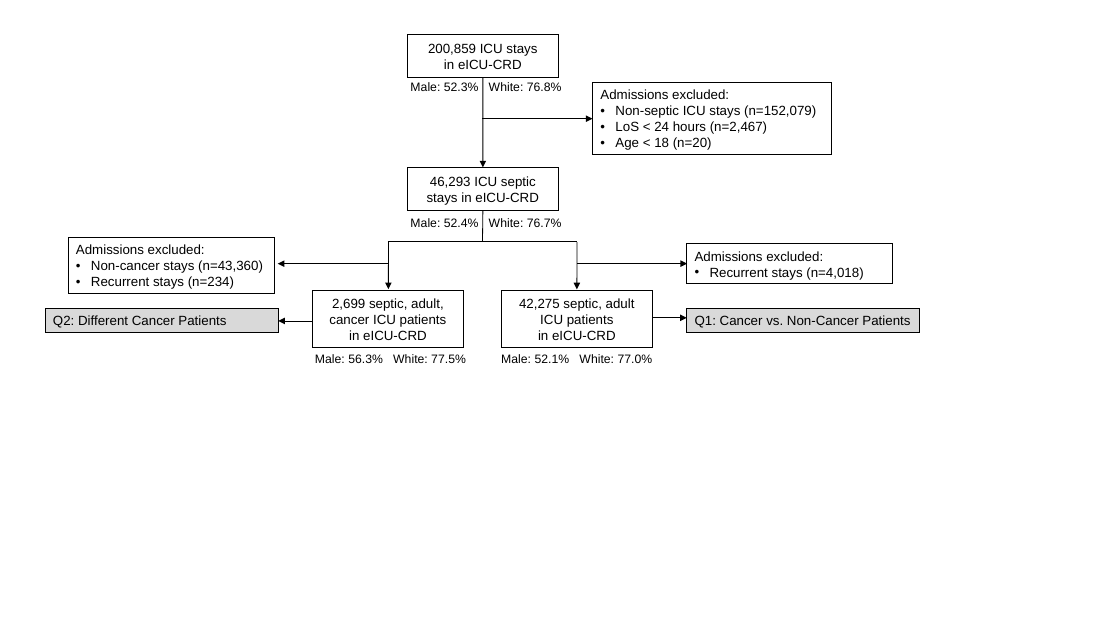
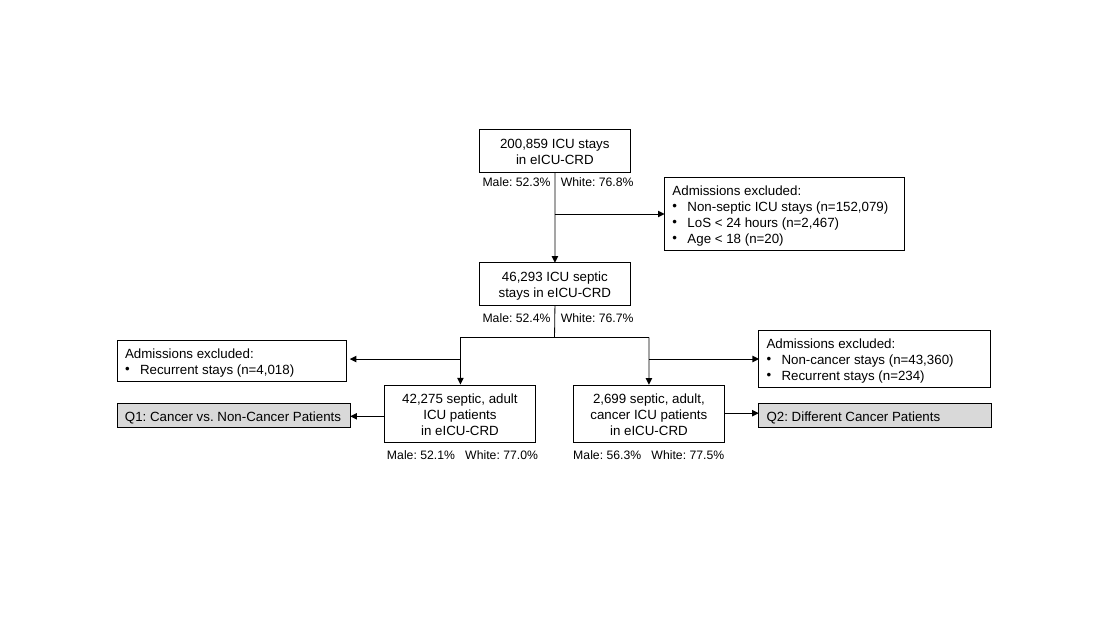
Before and after one commit to joamats/mit-tmle-cancer, a slide deck: slide 3 of results/fig1/flow_chart.pptx. Drawn at 1120x630 pixels with LibreOffice and Linux fonts; fonts in the diff are those of the drawing. Boxes give left, top, right and bottom in pixels: in the first picture for what was removed or moved away, otherwise in the second. Text is boxed around its words. In the diff, an @@ line names an element or a change of style, - is before the commit and + after.

```diff
--- a/results/fig1/flow_chart.pptx
+++ b/results/fig1/flow_chart.pptx
@@ 8 arrows, 5 rectangles, 3 lines, 2 texts: place and size @@
-8 arrows, 5 rectangles, 3 lines, 2 texts at [278, 34, 832, 347]
+8 arrows, 5 rectangles, 3 lines, 2 texts at [350, 130, 904, 442]
@@ rectangle "Admissions excluded:": place and size @@
-rectangle "Admissions excluded:" at [68, 238, 274, 294]
+rectangle "Admissions excluded:" at [117, 341, 346, 381]
@@ rectangle "Admissions excluded:": place and size @@
-rectangle "Admissions excluded:" at [686, 243, 893, 283]
+rectangle "Admissions excluded:" at [758, 331, 990, 388]
@@ text in rectangle at [782, 354, 954, 383]: text changed @@
-• Recurrent stays (n=4,018)
+• Non-cancer stays (n=43,360)
+• Recurrent stays (n=234)
@@ text in rectangle at [140, 364, 294, 377]: text changed @@
-• Non-cancer stays (n=43,360)
-• Recurrent stays (n=234)
+• Recurrent stays (n=4,018)
@@ rectangle "Q1: Cancer vs. Non-Cancer Patients": place and size @@
-rectangle "Q1: Cancer vs. Non-Cancer Patients" at [686, 308, 919, 332]
+rectangle "Q1: Cancer vs. Non-Cancer Patients" at [117, 404, 350, 428]
@@ text in rectangle at [402, 393, 518, 435]: text changed @@
-2,699 septic, adult, cancer ICU patients
-in eICU-CRD
+42,275 septic, adult ICU patients
+in eICU-CRD
@@ text in rectangle at [590, 393, 708, 435]: text changed @@
-42,275 septic, adult ICU patients
-in eICU-CRD
+2,699 septic, adult, cancer ICU patients
+in eICU-CRD
@@ rectangle "Q2: Different Cancer Patients": place and size @@
-rectangle "Q2: Different Cancer Patients" at [45, 308, 278, 332]
+rectangle "Q2: Different Cancer Patients" at [758, 404, 991, 428]
@@ text at [387, 450, 538, 459]: text changed @@
-Male: 56.3% White: 77.5%
+Male: 52.1% White: 77.0%
@@ text at [573, 450, 725, 459]: text changed @@
-Male: 52.1% White: 77.0%
+Male: 56.3% White: 77.5%
```
Also in this commit, not shown: 1 other slide changed, 4 other files.
